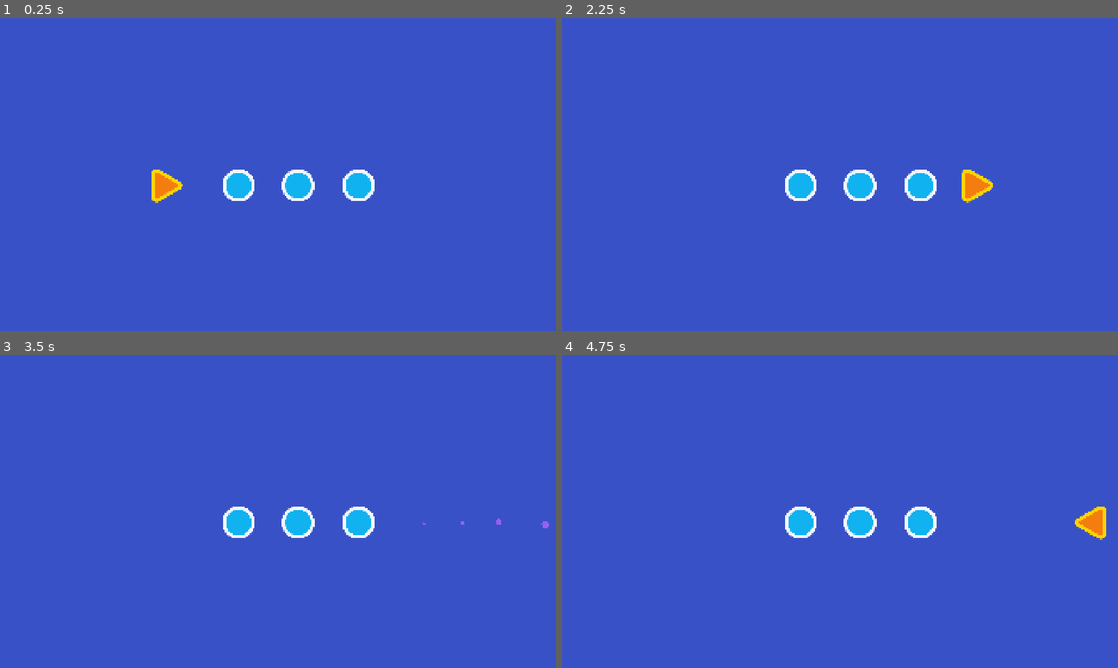
Above: before the commit, frames 1-4 (two rows, left to right).
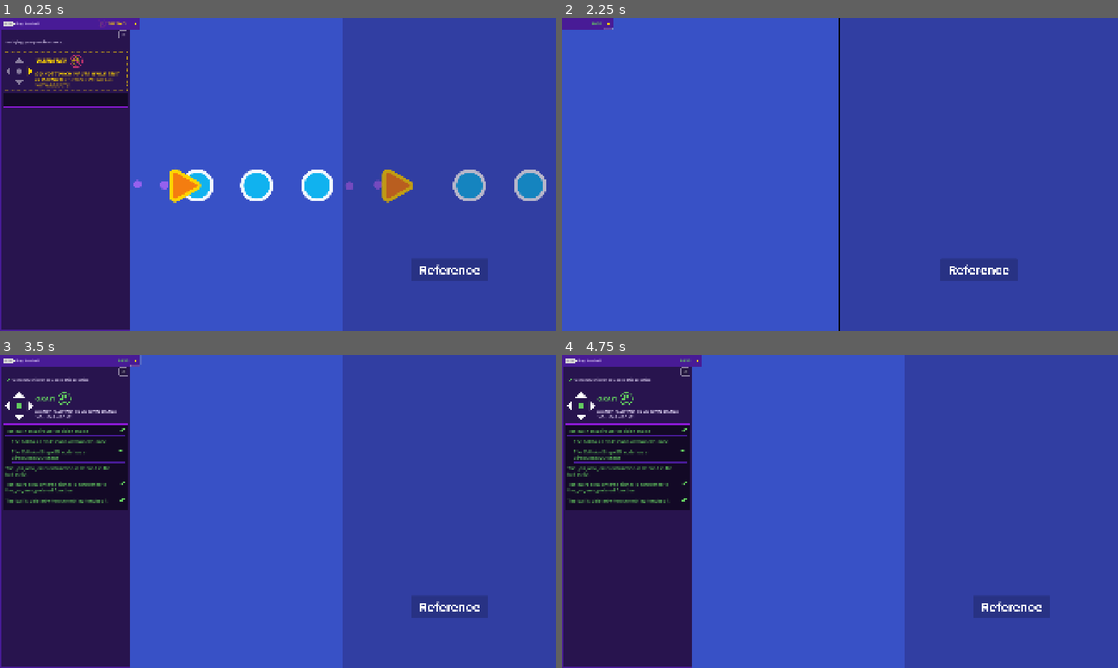
Above: after the commit, the same moments.

Repository: Fluffybihno/M5-Loot-It-All
Game: Godot game, scene res://practices/L2.P1.pop_the_ball/pop_the_ball.tscn
Same seed, same stepped clock (60 frames per second), same inputs: the game is played once before the commit and once after it. This scene is started directly instead of the project's main scene.
Inputs (mouse positions are in pixels of both pictures, inside the frame that each line leads up to):
- Up to frame 1 (0.25 s): no input
- Up to frame 2 (2.25 s): tap Enter at 0.5 s; move the mouse to (962, 158) at 0.52 s; hold D (move_right) 0.53-1.25 s; tap Z at 0.6 s; click (962, 158) at 0.67 s; tap Space at 0.77 s; drag from (728, 190) to (862, 187) at 1.27 s; click (695, 24) at 2.02 s
- Up to frame 3 (3.5 s): tap Space at 2.75 s; move the mouse to (333, 442) at 2.77 s; hold D (move_right) from 2.78 s (still down); tap Z at 2.85 s
- Up to frame 4 (4.75 s): release D (move_right) at 3.5 s; drag from (812, 574) to (917, 524) at 3.52 s; tap Enter at 4.25 s; move the mouse to (1006, 558) at 4.27 s; hold A (move_left) from 4.28 s (still down); tap Z at 4.35 s; tap Space at 4.52 s

The runs differ from the first frame. In frame 1, 64% of the frame differs, in the area x 0-100%, y 0-100%; in frame 2, 51%; in frame 3, 63%; in frame 4, 63%.

Commit message:
M5 lesson 2 complete

Diff:
--- /dev/null
+++ b/health_pack.tscn
@@ -0,0 +1,18 @@
+[gd_scene load_steps=4 format=3 uid="uid://dy5y3hr4yh2ky"]
+
+[ext_resource type="Script" uid="uid://24ln0ahcx7f8" path="res://lessons/health_pack.gd" id="1_bboee"]
+[ext_resource type="Texture2D" uid="uid://dknpi2mq4dhpa" path="res://assets/health_icon.svg" id="2_v2cuk"]
+
+[sub_resource type="CircleShape2D" id="CircleShape2D_irjl4"]
+radius = 25.0
+
+[node name="HealthPack" type="Area2D"]
+script = ExtResource("1_bboee")
+
+[node name="Sprite2D" type="Sprite2D" parent="."]
+texture = ExtResource("2_v2cuk")
+
+[node name="CollisionShape2D" type="CollisionShape2D" parent="."]
+shape = SubResource("CircleShape2D_irjl4")
+
+[connection signal="area_entered" from="." to="." method="_on_area_entered"]
--- /dev/null
+++ b/lessons/health_pack.gd
@@ -0,0 +1,10 @@
+extends Area2D
+
+func _on_area_entered(area_that_entered: Area2D) -> void:
+	pass
+
+func _ready() -> void:
+	area_entered.connect(delete_the_health_pack)
+
+func delete_the_health_pack(what_touched_the_health_pack:Area2D) -> void:
+	queue_free()
--- a/practices/L2.P1.pop_the_ball/ball.gd
+++ b/practices/L2.P1.pop_the_ball/ball.gd
@@ -1,5 +1,9 @@
 extends Area2D
 
 
+
 func _ready() -> void:
-	pass
+	area_entered.connect(_on_area_entered)
+
+func _on_area_entered(area: Area2D) -> void:
+	queue_free()
--- a/practices/L2.P1.pop_the_ball/ball.tscn
+++ b/practices/L2.P1.pop_the_ball/ball.tscn
@@ -1,10 +1,15 @@
-[gd_scene load_steps=3 format=3]
+[gd_scene load_steps=4 format=3 uid="uid://00exfwbwdw71"]
 
-[ext_resource type="Script" path="res://practices/L2.P1.pop_the_ball/ball.gd" id="1_rkcta"]
-[ext_resource type="Texture2D" path="res://assets/practice_assets/ball.png" id="2_pk5su"]
+[ext_resource type="Script" uid="uid://dl13pcwb8gpu1" path="res://practices/L2.P1.pop_the_ball/ball.gd" id="1_rkcta"]
+[ext_resource type="Texture2D" uid="uid://cswtclqvybbba" path="res://assets/practice_assets/ball.png" id="2_pk5su"]
+
+[sub_resource type="CircleShape2D" id="CircleShape2D_rkcta"]
 
 [node name="Ball" type="Area2D"]
 script = ExtResource("1_rkcta")
 
 [node name="Sprite2D" type="Sprite2D" parent="."]
 texture = ExtResource("2_pk5su")
+
+[node name="CollisionShape2D" type="CollisionShape2D" parent="."]
+shape = SubResource("CircleShape2D_rkcta")
--- a/project.godot
+++ b/project.godot
@@ -1,3 +1,11 @@
+; Engine configuration file.
+; It's best edited using the editor UI and not directly,
+; since the parameters that go here are not all obvious.
+;
+; Format:
+;   [section] ; section goes between []
+;   param=value ; assign values to parameters
+
 config_version=5
 
 [application]
@@ -6,6 +14,11 @@
 run/main_scene="res://lessons/space_level.tscn"
 config/features=PackedStringArray("4.5", "Forward Plus")
 config/icon="res://icon.png"
+
+[autoload]
+
+UITestPanel="*res://addons/gdpractice/tester/ui_test_panel.tscn"
+Metadata="*res://addons/gdpractice/practice_solutions/metadata.gd"
 
 [display]
 
Not shown, added: lessons/health_pack.gd.uid
Not shown, added: practices/L2.P1.pop_the_ball/ball.gd.uid
Not shown, added: practices/L2.P1.pop_the_ball/needle.gd.uid
Not shown, added: practices/L5.P1.code_an_energy_pack/energy_pack.gd.uid
Not shown, added: practices/L5.P1.code_an_energy_pack/ship_energy_pack.gd.uid
Not shown, added: practices/L6.P1.create_coins/coin.gd.uid
Not shown, added: practices/L6.P1.create_coins/ship_create_coins.gd.uid
Not shown, added: practices/L6.P2.coins_and_energy_packs/collectible.gd.uid
Not shown, added: practices/L6.P2.coins_and_energy_packs/ship_coins_and_energy_packs.gd.uid
Not shown, added: practices/L7.P1.spawn_random_items/collectible.gd.uid
Not shown, added: practices/L7.P1.spawn_random_items/random_collectible_placer.gd.uid
Not shown, added: .DS_Store
